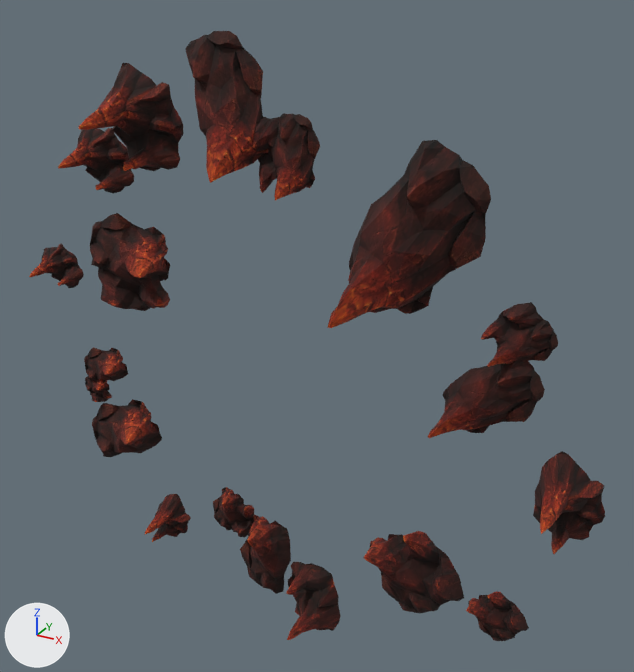
One commit to the OBJ model sceneobjs/huodong_fuben_403/huodong_fuben_403_stone.obj: the scene before it, then after it.
Rendered twice from a 50 mm lens placed at (3305.0, -5516.0, 3086.0), pointed at (277.0, -9.0, 332.0). The axes (+X, +Y, +Z) are drawn at lower left. The lights are the same throughout. Where no turn or scale is listed for an object, it has been applied to the vertices.

In view in the first picture: 'huodong_fuben_403_stone'.
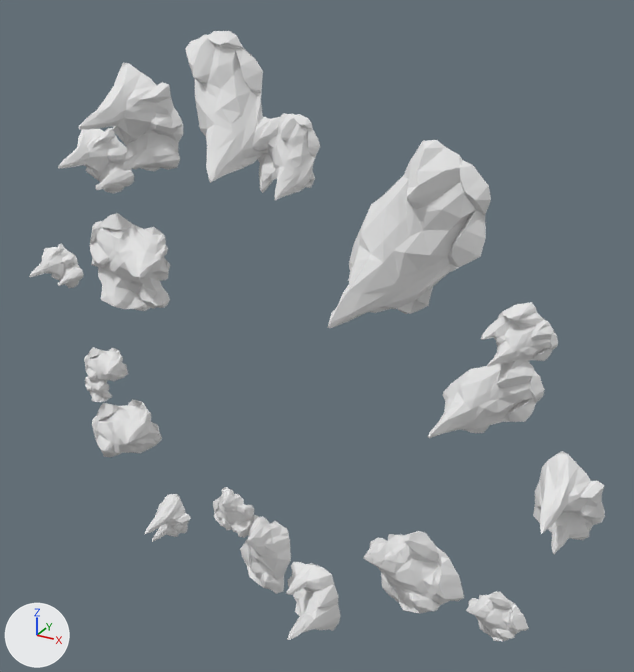
Edits to the bpy script that builds the scene:
```text
Add mat_material_1_1:
    mat_material_1_1 = principled_material('material_1')
    mat_material_1_1.base_color = (0.8, 0.8, 0.8)  # white #e7e7e7
    mat_material_1_1.roughness = 1.0
Change me_huodong_fuben_403_stone:
    where me_huodong_fuben_403_stone.from_pydata(...)  # 2860 vertices, 4969 faces; spans x -2588.0..2588.0, y -704.0..49.0, z -2557.0..2557.0
    remove me_huodong_fuben_403_stone.materials.append(mat_material_1)  # picture img_huodong_fuben_403_stone_01_png
    add me_huodong_fuben_403_stone.materials.append(mat_material_1_1)  # white #e7e7e7
```

Changed parts and their boxes [x1, y1, x2, y2] in the pictures (634 x 672 px):
'huodong_fuben_403_stone', recoloured (brown to white)
    both: [29, 31, 605, 641]
